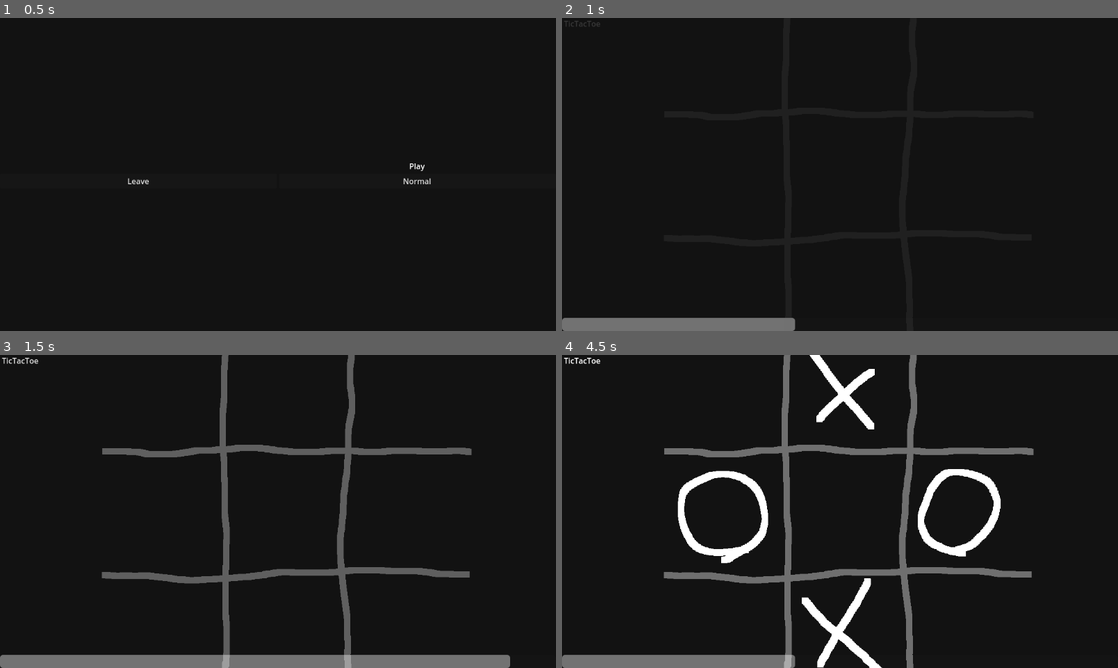
Above: before the commit, frames 1-4 (two rows, left to right).
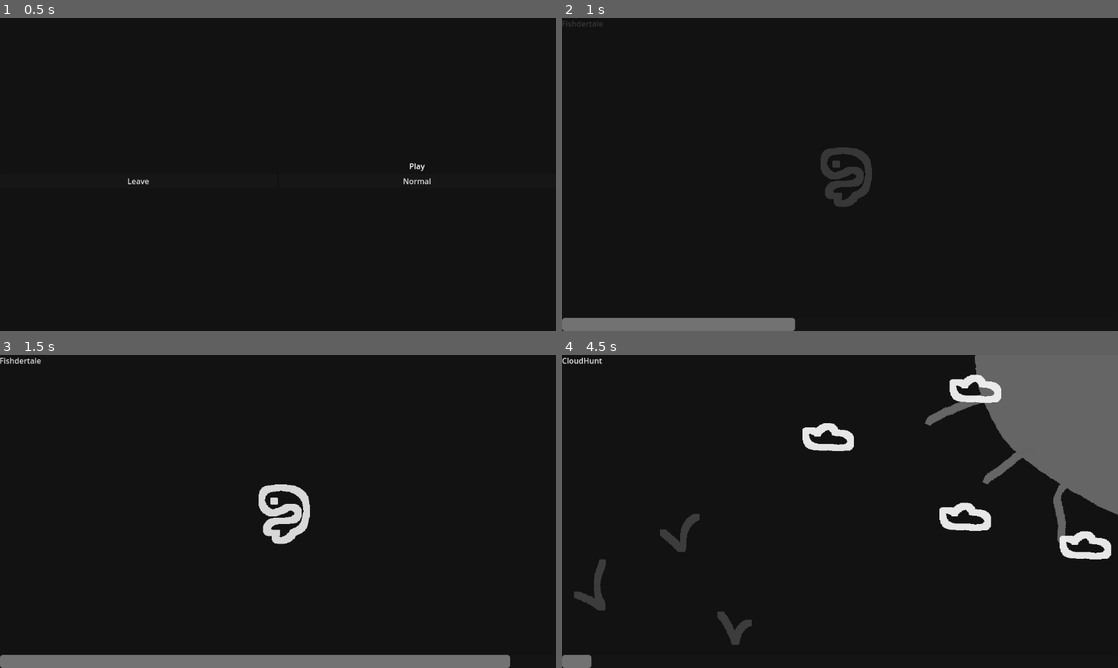
Above: after the commit, the same moments.

Repository: Lipatant/CasualTryhard
Game: Godot game, scene res://src/Scenes/SceneManager.tscn
Same seed, same stepped clock (60 frames per second), same inputs: the game is played once before the commit and once after it.
Inputs (mouse positions are in pixels of both pictures, inside the frame that each line leads up to):
- Up to frame 1 (0.5 s): no input
- Up to frame 2 (1 s): click "Normal" at 0.5 s
- Up to frame 3 (1.5 s): move the mouse to (400, 495) at 1.27 s; click (400, 495) at 1.42 s
- Up to frame 4 (4.5 s): move the mouse to (728, 527) at 2.02 s; click (728, 527) at 2.17 s; move the mouse to (895, 442) at 2.77 s; click (895, 442) at 2.92 s; move the mouse to (812, 574) at 3.52 s; click (812, 574) at 3.67 s; move the mouse to (1006, 558) at 4.27 s; click (1006, 558) at 4.42 s

Frame 1 is identical in both runs. In frame 2, 1.0% of the frame differs, in the area x 0-56%, y 0-61%; in frame 3, 6.3%; in frame 4, 23%, in the area x 0-100%, y 0-100%.

Commit message:
feat: adding random for game selection by game_manager

Diff:
--- a/src/Scenes/GameManager/GameManager.gd
+++ b/src/Scenes/GameManager/GameManager.gd
@@ -24,7 +24,8 @@
 var current_game_id : int = 0
 var previous_game : Game
 var rng : RandomNumberGenerator = RandomNumberGenerator.new()
-
+var current_game_list : Array[String] = GAMES
+var next_game_list : Array[String] = []
 # READY #
 
 func _ready() -> void:
@@ -71,10 +72,21 @@
 
 # LOAD #
 
+func get_random_game() -> String:
+	if (current_game_list.size() == 0):
+		current_game_list = next_game_list
+		next_game_list = []
+	var rand: int = randi_range(0, current_game_list.size() - 1)
+	var game: String = current_game_list[rand]
+	current_game_list.remove_at(rand)
+	next_game_list.push_back(game)
+	return game
+
 func load_game(game_name: String = "") -> void:
 	if !game_name:
-		current_game_id = (current_game_id + 1) % GAMES.size()
-		return load_game(GAMES[current_game_id])
+		var new_game = get_random_game()
+#		current_game_id = (current_game_id + 1) % GAMES.size()
+		return load_game(new_game)
 	var resource : Resource = load("res://src/Games/" + game_name + ".tscn")
 	if !resource:
 		return
